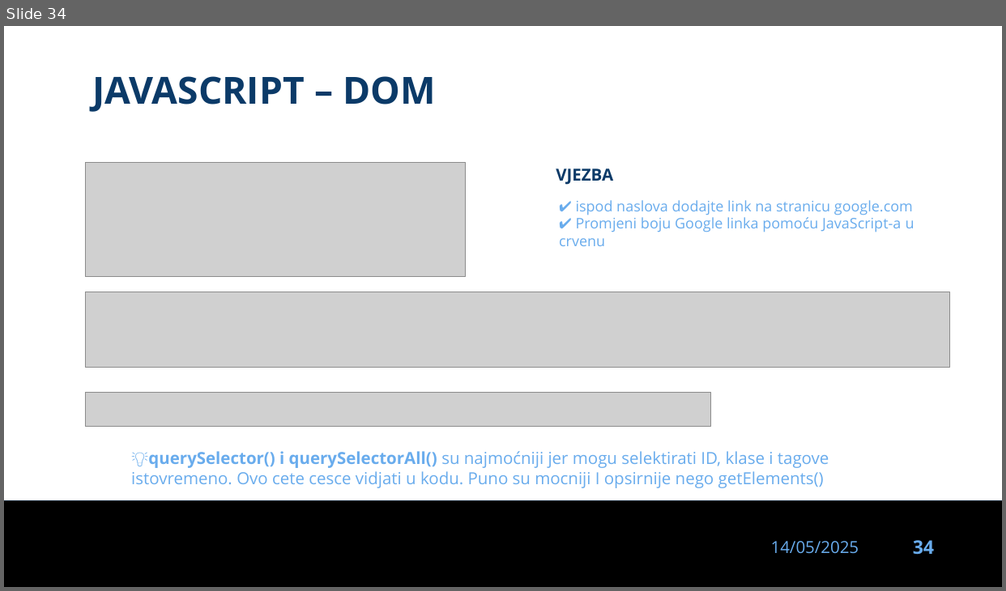
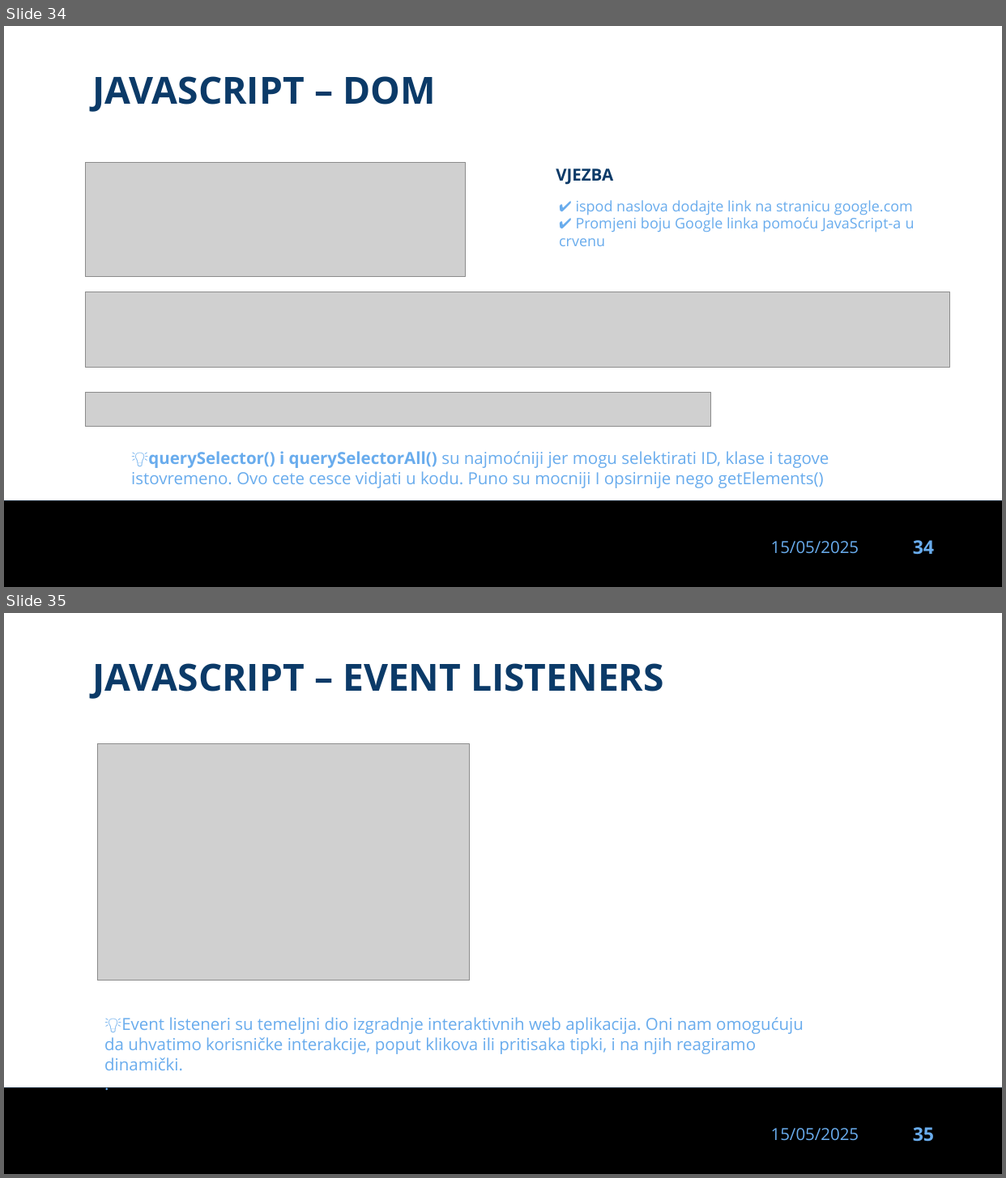
Before and after one commit to dinoDuvnjak/CTK, a slide deck: Bootcamp/javascript-uvod/javascript-uvod.pptx. Shown one above the other, each under a label of ours: slide 34 before the commit, slides 34 and 35 after it. The pictures are 1006x591 and 1006x1178 pixels, drawn with LibreOffice and Linux fonts; fonts in the diff are those of the drawing; grey boxes stand for pictures; background and template pictures are left out. Boxes give left, top, right and bottom in pixels: in the first picture for what was removed or moved away, otherwise in the second. Text is boxed around its words. In the diff, an @@ line names an element or a change of style, - is before the commit and + after.

```diff
--- a/Bootcamp/javascript-uvod/javascript-uvod.pptx
+++ b/Bootcamp/javascript-uvod/javascript-uvod.pptx
@@ slide 35 added at [4, 613, 1002, 1174], background #FFFFFF; not listed: 3 template elements that a slide beside it also shows @@
@@ text added at [92, 663, 664, 699], 36 pt, text #0B3A68, bold @@
+JAVASCRIPT – EVENT LISTENERS
@@ picture added at [97, 744, 469, 981] @@
@@ text added at [104, 1017, 803, 1071], 16 pt, text #69ACED @@
+💡Event listeneri su temeljni dio izgradnje interaktivnih web aplikacija. Oni nam omogućuju da uhvatimo korisničke interakcije, poput klikova ili pritisaka tipki, i na njih reagiramo dinamički.
+.
@@ slide 34 changed as well @@
@@ text at [771, 541, 859, 554]: text changed @@
-14/05/2025
+15/05/2025
```
Also in this commit, not shown: 35 other slides changed, 7 other slides added, 1 slide removed, 10 other files.
